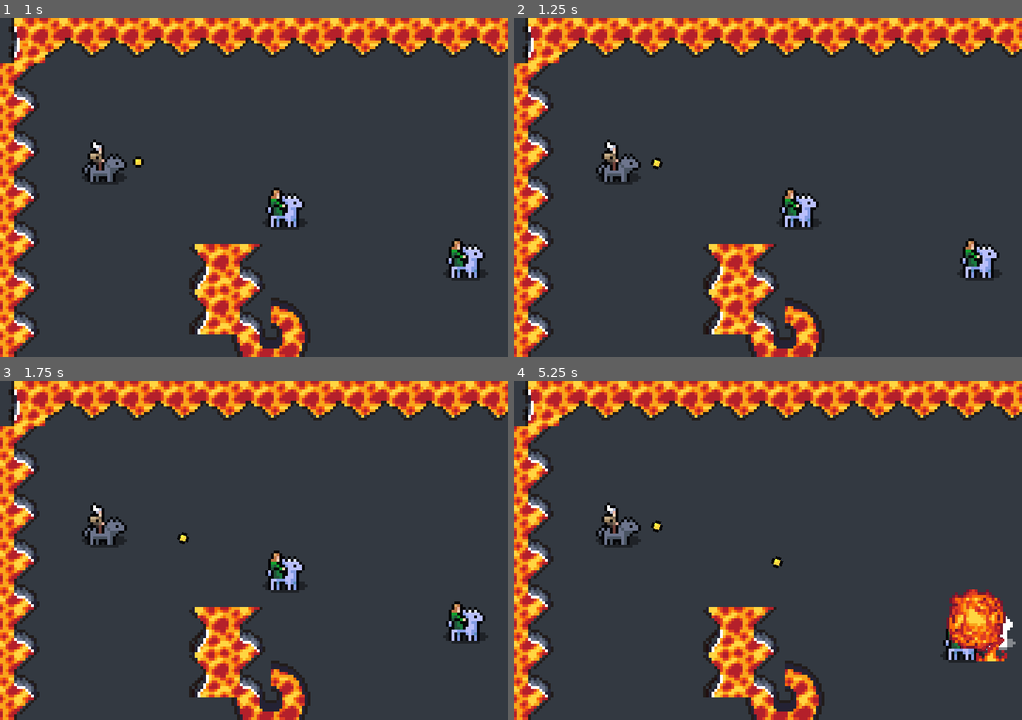
Above: before the commit, frames 1-4 (two rows, left to right).
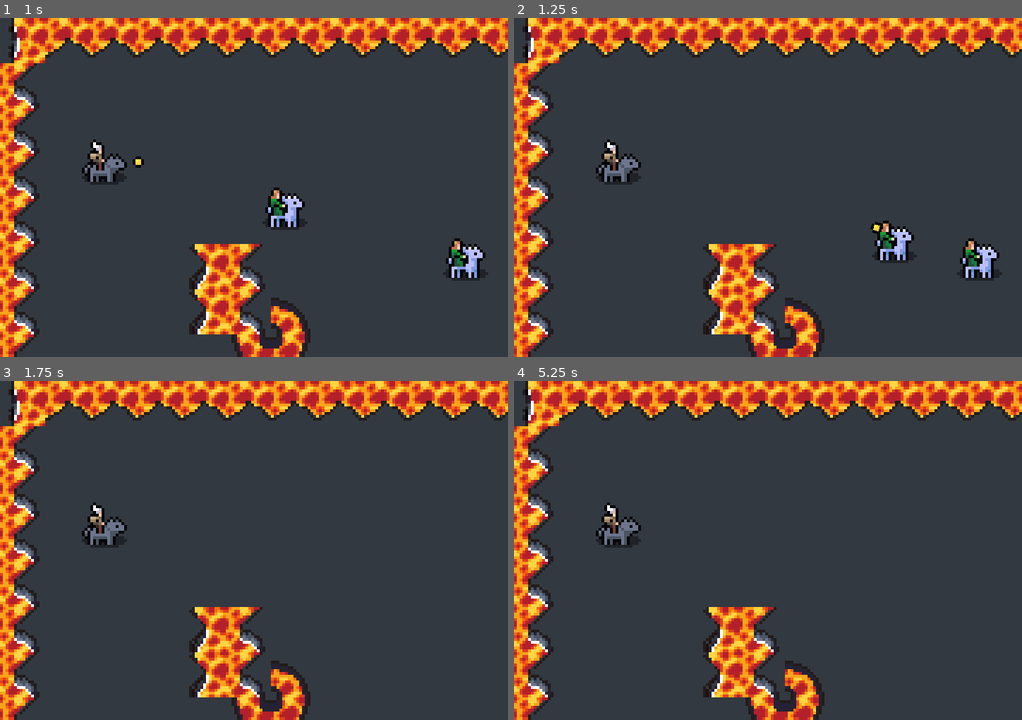
Above: after the commit, the same moments.

Repository: Snayff/not_quite_paradise4
Game: Godot game, scene res://world.tscn
The game is run twice, just before and just after one commit, with the same random seed, the same clock (stepped at 60 frames per second) and the same inputs.
Inputs:
- Up to frame 1 (1 s): tap Enter at 0.5 s
- Up to frame 2 (1.25 s): no input
- Up to frame 3 (1.75 s): no input
- Up to frame 4 (5.25 s): no input

Frame 1 is identical in both runs. In frame 2, 1.6% of the frame differs, in the area x 26-80%, y 41-73%; in frame 3, 1.6%; in frame 4, 2.5%, in the area x 26-99%, y 41-84%.

Commit message:
added dynamic calc of collision layers

Diff:
--- a/project.godot
+++ b/project.godot
@@ -19,6 +19,7 @@
 
 Constants="*res://scripts/singletons/constants.gd"
 Signal_Debugger="*res://addons/SignalVisualizer/Debugger/SignalDebugger.gd"
+Utility="*res://scripts/singletons/utility.gd"
 
 [display]
 
--- a/scenes/abcs/combat_active.gd
+++ b/scenes/abcs/combat_active.gd
@@ -53,14 +53,10 @@
 	var projectile: PhysicalProjectile = _projectile_spawner.spawn_scene(_projectile_position.global_position)
 	projectile.enable()
 	projectile.travel_range = _travel_range
-	projectile.team = _allegiance.team
-	projectile.valid_targets = _valid_targets
-	projectile.target_actor = target_actor
-	if target_actor is CombatActor:
-		projectile.set_target_actor(target_actor)
-	elif target_position is Vector2:
-		projectile.set_target_position(target_position)
+	projectile.set_target(target_actor, target_position)  # give both, blank one will be ignored
+	projectile.set_interaction_info(_allegiance.team, _valid_targets, _valid_targets)
 	projectile.hit_valid_target.connect(_effect_chain.on_hit)
+	projectile.update_collisions()
 
 
 func set_target_actor(actor: CombatActor) -> void:
--- a/scenes/abcs/combat_actor.gd
+++ b/scenes/abcs/combat_actor.gd
@@ -11,15 +11,21 @@
 @onready var _health: ResourceComponent = %Health
 @onready var _on_hit_flash: FlashComponent = %OnHitFlash
 @onready var reusable_spawner: SpawnerComponent = %ReusableSpawner  ## component for spawning runtime-defined Nodes on the actor
+@onready var allegiance: Allegiance = %Allegiance
 
 
 @export var target: CombatActor:  ## TODO: remove once proper targeting is in
 	set(value):
 		target = value
 		target_changed.emit(target)
+@export_category("Physics")
+@export var _linear_damp: float = 0.9
 
 
 func _ready() -> void:
+	linear_damp = _linear_damp
+	update_collisions()
+
 	if _health is ResourceComponent:
 		_health.value_decreased.connect(_on_hit_flash.activate)  # activate flash on hit
 		_health.emptied.connect(func(): died.emit())  # inform of death when empty
@@ -36,4 +42,7 @@
 	# stop sprite spinning
 	#rotation_degrees = 0
 	pass
-	#linear_velocity = linear_velocity * 0.9
+
+## updates all collisions to reflect current target, team etc.
+func update_collisions() -> void:
+	Utility.update_body_collisions(self, allegiance.team, Constants.TARGET_OPTION.other, target)
--- a/scenes/abcs/combat_actor.tscn
+++ b/scenes/abcs/combat_actor.tscn
@@ -24,8 +24,8 @@
 }]
 
 [node name="CombatActor" type="RigidBody2D"]
-collision_layer = 5
-collision_mask = 5
+collision_layer = 10
+collision_mask = 10
 gravity_scale = 0.0
 can_sleep = false
 lock_rotation = true
@@ -40,7 +40,7 @@
 
 [node name="HurtboxComponent" type="Area2D" parent="." node_paths=PackedStringArray("root")]
 unique_name_in_owner = true
-collision_layer = 5
+collision_layer = 0
 collision_mask = 0
 monitoring = false
 script = ExtResource("2_24d4q")
--- a/scenes/abcs/physical_projectile.gd
+++ b/scenes/abcs/physical_projectile.gd
@@ -2,6 +2,7 @@
 @icon("res://assets/node_icons/projectile.png")
 class_name PhysicalProjectile
 extends RigidBody2D
+
 
 signal hit_valid_target(hurtbox: HurtboxComponent)
 
@@ -13,14 +14,12 @@
 
 
 var is_disabled: bool = false  ## whether the projectile is disabled and hidden, or not
-var target_actor: CombatActor:
-	set(value):
-		movement_component.target_actor = value
-		target_actor = value
+var _target_actor: CombatActor
 # config
 var creator: CombatActor  ## who created the projectile
 var travel_range: int
-var valid_targets: Constants.TARGET_OPTION
+var valid_effect_chain_target: Constants.TARGET_OPTION  ## who the effect chain can apply to
+var valid_collision_target: Constants.TARGET_OPTION  ## who the physics collides with
 var team: Constants.TEAM
 var target_resource: ResourceComponent  ## the resource damaged when the attached Hurtbox is hit
 var speed: float  = 0.5 ## must be >0
@@ -37,10 +36,8 @@
 	if is_disabled:
 		disable()
 
-	_update_hitbox_collision()
-
 func _integrate_forces(state: PhysicsDirectBodyState2D) -> void:
-	if target_actor == null:
+	if _target_actor == null:
 		return
 
 	apply_central_impulse(force)
@@ -52,29 +49,29 @@
 
 ## trigger on hit effects, if target is valid
 func _on_hit(hurtbox: HurtboxComponent) -> void:
-	if target_is_valid(hurtbox):
+	if effect_chain_target_is_valid(hurtbox):
 		hurtbox.hurt.emit(self)
 		on_hit_effect_spawner.spawn_scene(global_position)
 		death_trigger.activate()
 		hit_valid_target.emit(hurtbox)
 
-## check target is of type expected in `valid_targets`.
+## check target is of type expected in `valid_effect_chain_target`.
 ## Only check against the items that identify self or not self, as the team element is handled by collision layer/mask.
-func target_is_valid(hurtbox: HurtboxComponent) -> bool:
-	if valid_targets == Constants.TARGET_OPTION.self_:
+func effect_chain_target_is_valid(hurtbox: HurtboxComponent) -> bool:
+	if valid_effect_chain_target == Constants.TARGET_OPTION.self_:
 		if hitbox.originator == hurtbox.root:
 			return true
 		else:
 			return false
 
-	elif valid_targets == Constants.TARGET_OPTION.other:
+	elif valid_effect_chain_target == Constants.TARGET_OPTION.other:
 		if hitbox.originator != hurtbox.root:
 			return true
 		else:
 			return false
 
-	elif valid_targets == Constants.TARGET_OPTION.target:
-		if target_actor == hurtbox.root:
+	elif valid_effect_chain_target == Constants.TARGET_OPTION.target:
+		if _target_actor == hurtbox.root:
 			return true
 		else:
 			return false
@@ -82,40 +79,99 @@
 	## ignore other target checks as already filtered by collision layers
 	return true
 
+func _update_body_collisions() -> void:
+		# check we have necessary info
+	if team is Constants.TEAM and valid_collision_target is Constants.TARGET_OPTION:
+
+		# only same team
+		if valid_collision_target in [Constants.TARGET_OPTION.self_, Constants.TARGET_OPTION.ally]:
+			set_collision_mask_value(Constants.COLLISION_LAYER_MAP[Constants.COLLISION_LAYER.team1_collision], team == Constants.TEAM.team1)
+			set_collision_mask_value(Constants.COLLISION_LAYER_MAP[Constants.COLLISION_LAYER.team2_collision], team == Constants.TEAM.team2)
+
+		# only other team
+		elif valid_collision_target in [Constants.TARGET_OPTION.enemy]:
+			set_collision_mask_value(Constants.COLLISION_LAYER_MAP[Constants.COLLISION_LAYER.team1_collision], team != Constants.TEAM.team1)
+			set_collision_mask_value(Constants.COLLISION_LAYER_MAP[Constants.COLLISION_LAYER.team2_collision], team != Constants.TEAM.team2)
+
+		# any team
+		elif valid_collision_target in [Constants.TARGET_OPTION.anyone, Constants.TARGET_OPTION.other]:
+			set_collision_mask_value(Constants.COLLISION_LAYER_MAP[Constants.COLLISION_LAYER.team1_collision], true)
+			set_collision_mask_value(Constants.COLLISION_LAYER_MAP[Constants.COLLISION_LAYER.team2_collision], true)
+
+		# only team of target
+		elif valid_collision_target in [Constants.TARGET_OPTION.target]:
+			if _target_actor is CombatActor:
+				var target_allegiance: Allegiance = _target_actor.get_node_or_null("Allegiance")
+				if target_allegiance is Allegiance:
+					var target_team: Constants.TEAM = target_allegiance.team
+					set_collision_mask_value(Constants.COLLISION_LAYER_MAP[Constants.COLLISION_LAYER.team1_collision], target_team == Constants.TEAM.team1)
+					set_collision_mask_value(Constants.COLLISION_LAYER_MAP[Constants.COLLISION_LAYER.team2_collision], target_team == Constants.TEAM.team2)
+					set_collision_layer_value(Constants.COLLISION_LAYER_MAP[Constants.COLLISION_LAYER.team1_collision], target_team == Constants.TEAM.team1)
+					set_collision_layer_value(Constants.COLLISION_LAYER_MAP[Constants.COLLISION_LAYER.team2_collision], target_team == Constants.TEAM.team2)
+
+		breakpoint
+
 func _update_hitbox_collision() -> void:
-	if hitbox is HitboxComponent and team is Constants.TEAM and valid_targets is Constants.TARGET_OPTION:
-		if team == Constants.TEAM.team1:
-			if valid_targets == Constants.TARGET_OPTION.self_ or valid_targets == Constants.TARGET_OPTION.ally:
-				hitbox.set_collision_mask_value(Constants.COLLISION_LAYER_MAP[Constants.COLLISION_LAYER.team1_hurtbox], true)
-				hitbox.set_collision_mask_value(Constants.COLLISION_LAYER_MAP[Constants.COLLISION_LAYER.team2_hurtbox], false)
-			elif valid_targets == Constants.TARGET_OPTION.enemy:
-				hitbox.set_collision_mask_value(Constants.COLLISION_LAYER_MAP[Constants.COLLISION_LAYER.team1_hurtbox], false)
-				hitbox.set_collision_mask_value(Constants.COLLISION_LAYER_MAP[Constants.COLLISION_LAYER.team2_hurtbox], true)
-			elif valid_targets == Constants.TARGET_OPTION.other or valid_targets == Constants.TARGET_OPTION.anyone:
-				hitbox.set_collision_mask_value(Constants.COLLISION_LAYER_MAP[Constants.COLLISION_LAYER.team1_hurtbox], true)
-				hitbox.set_collision_mask_value(Constants.COLLISION_LAYER_MAP[Constants.COLLISION_LAYER.team2_hurtbox], true)
-		elif team == Constants.TEAM.team2:
-			if valid_targets == Constants.TARGET_OPTION.self_ or  valid_targets == Constants.TARGET_OPTION.ally:
-				hitbox.set_collision_mask_value(Constants.COLLISION_LAYER_MAP[Constants.COLLISION_LAYER.team1_hurtbox], false)
-				hitbox.set_collision_mask_value(Constants.COLLISION_LAYER_MAP[Constants.COLLISION_LAYER.team2_hurtbox], true)
-			elif valid_targets == Constants.TARGET_OPTION.enemy:
-				hitbox.set_collision_mask_value(Constants.COLLISION_LAYER_MAP[Constants.COLLISION_LAYER.team1_hurtbox], true)
-				hitbox.set_collision_mask_value(Constants.COLLISION_LAYER_MAP[Constants.COLLISION_LAYER.team2_hurtbox], false)
-			elif valid_targets == Constants.TARGET_OPTION.other or valid_targets == Constants.TARGET_OPTION.anyone:
-				hitbox.set_collision_mask_value(Constants.COLLISION_LAYER_MAP[Constants.COLLISION_LAYER.team1_hurtbox], true)
-				hitbox.set_collision_mask_value(Constants.COLLISION_LAYER_MAP[Constants.COLLISION_LAYER.team2_hurtbox], true)
-		else:
-			push_error("PhysicalProjectile: Team not found.")
-	else:
-		push_warning("PhysicalProjectile: Not enough info to setup hitbox collisions. No masks set (so wont hit anything). ")
+	# check we have necessary info
+	if hitbox is HitboxComponent and team is Constants.TEAM and valid_effect_chain_target is Constants.TARGET_OPTION:
 
-## wrapper for setting movement component's target actor
-func set_target_actor(actor: CombatActor) -> void:
+		# only same team
+		if valid_effect_chain_target in [Constants.TARGET_OPTION.self_, Constants.TARGET_OPTION.ally]:
+			hitbox.set_collision_mask_value(Constants.COLLISION_LAYER_MAP[Constants.COLLISION_LAYER.team1_hurtbox], team == Constants.TEAM.team1)
+			hitbox.set_collision_mask_value(Constants.COLLISION_LAYER_MAP[Constants.COLLISION_LAYER.team2_hurtbox], team == Constants.TEAM.team2)
+
+		# only other team
+		elif valid_effect_chain_target in [Constants.TARGET_OPTION.enemy]:
+			hitbox.set_collision_mask_value(Constants.COLLISION_LAYER_MAP[Constants.COLLISION_LAYER.team1_hurtbox], team != Constants.TEAM.team1)
+			hitbox.set_collision_mask_value(Constants.COLLISION_LAYER_MAP[Constants.COLLISION_LAYER.team2_hurtbox], team != Constants.TEAM.team2)
+
+		# any team
+		elif valid_effect_chain_target in [Constants.TARGET_OPTION.anyone, Constants.TARGET_OPTION.other]:
+			hitbox.set_collision_mask_value(Constants.COLLISION_LAYER_MAP[Constants.COLLISION_LAYER.team1_hurtbox], true)
+			hitbox.set_collision_mask_value(Constants.COLLISION_LAYER_MAP[Constants.COLLISION_LAYER.team2_hurtbox], true)
+
+		# only team of target
+		elif valid_effect_chain_target in [Constants.TARGET_OPTION.target]:
+			if _target_actor is CombatActor:
+				var target_allegiance: Allegiance = _target_actor.get_node_or_null("Allegiance")
+				if target_allegiance is Allegiance:
+					var target_team: Constants.TEAM = target_allegiance.team
+					hitbox.set_collision_mask_value(Constants.COLLISION_LAYER_MAP[Constants.COLLISION_LAYER.team1_hurtbox], target_team == Constants.TEAM.team1)
+					hitbox.set_collision_mask_value(Constants.COLLISION_LAYER_MAP[Constants.COLLISION_LAYER.team2_hurtbox], target_team == Constants.TEAM.team2)
+
+
+## wrapper for setting movement component's target.
+##
+## Can give either an actor or a position. If both are given only actor is used.
+## collisions may need updating after this.
+func set_target(actor: CombatActor = null, position: Vector2 = Vector2.ZERO) -> void:
+	if actor is CombatActor:
+		_set_target_actor(actor)
+	elif position is Vector2:
+		_set_target_position(position)
+
+func _set_target_actor(actor: CombatActor) -> void:
+	_target_actor = actor
 	movement_component.target_actor = actor
 
+
 ## wrapper for setting movement component's target position
-func set_target_position(position_: Vector2) -> void:
+func _set_target_position(position_: Vector2) -> void:
 	movement_component.target_position = position_
+
+## sets the values for the projectile so that it knows who to interact with.
+##
+## collisions may need updating after this.
+func set_interaction_info(team_: Constants.TEAM, effect_chain_target: Constants.TARGET_OPTION, collision_target: Constants.TARGET_OPTION) -> void:
+	team = team_
+	valid_effect_chain_target = effect_chain_target
+	valid_collision_target = collision_target
+
+## updates all collisions to reflect current target, team etc.
+func update_collisions() -> void:
+	Utility.update_hitbox_hurtbox_collision(hitbox, team, valid_effect_chain_target, _target_actor)
+	Utility.update_body_collisions(self, team, valid_collision_target, _target_actor)
+	pass
 
 func enable() -> void:
 	process_mode = Node.PROCESS_MODE_PAUSABLE
--- a/scenes/abcs/physical_projectile.tscn
+++ b/scenes/abcs/physical_projectile.tscn
@@ -9,19 +9,18 @@
 [sub_resource type="SpriteFrames" id="SpriteFrames_c16yo"]
 
 [node name="PhysicalProjectile" type="RigidBody2D"]
-collision_layer = 5
-collision_mask = 5
-mass = 54.84
+collision_layer = 10
+collision_mask = 10
 gravity_scale = 0.0
 can_sleep = false
 script = ExtResource("1_xfppo")
-
-[node name="CollisionShape2D" type="CollisionShape2D" parent="."]
 
 [node name="AnimatedSprite2D" type="AnimatedSprite2D" parent="."]
 unique_name_in_owner = true
 sprite_frames = SubResource("SpriteFrames_c16yo")
 autoplay = "default"
+
+[node name="CollisionShape2D" type="CollisionShape2D" parent="."]
 
 [node name="MovementComponent" type="Node" parent="." node_paths=PackedStringArray("root")]
 unique_name_in_owner = true
--- a/scenes/combat_actors/wolf_rider.tscn
+++ b/scenes/combat_actors/wolf_rider.tscn
@@ -49,6 +49,9 @@
 [node name="AnimatedSprite2D" parent="." index="1"]
 sprite_frames = SubResource("SpriteFrames_s36p7")
 
+[node name="HurtboxComponent" parent="." index="2"]
+collision_layer = 2
+
 [node name="CollisionShape2D" parent="HurtboxComponent" index="0"]
 shape = SubResource("CircleShape2D_3e800")
 
--- a/scenes/projectiles/fireball.tscn
+++ b/scenes/projectiles/fireball.tscn
@@ -3,9 +3,6 @@
 [ext_resource type="PackedScene" uid="uid://b71tjsbg3f1e4" path="res://scenes/abcs/physical_projectile.tscn" id="1_8b5r4"]
 [ext_resource type="Texture2D" uid="uid://sndx4f18hm41" path="res://assets/projectiles/fireball.png" id="2_b35gk"]
 [ext_resource type="PackedScene" uid="uid://drhecv7pq5ypa" path="res://scenes/effects/explosion.tscn" id="3_qlhda"]
-
-[sub_resource type="CircleShape2D" id="CircleShape2D_go546"]
-radius = 2.0
 
 [sub_resource type="SpriteFrames" id="SpriteFrames_k8rb1"]
 animations = [{
@@ -18,16 +15,19 @@
 "speed": 5.0
 }]
 
+[sub_resource type="CircleShape2D" id="CircleShape2D_go546"]
+radius = 2.0
+
 [sub_resource type="CircleShape2D" id="CircleShape2D_5yevd"]
 radius = 2.0
 
 [node name="Fireball" instance=ExtResource("1_8b5r4")]
 
-[node name="CollisionShape2D" parent="." index="0"]
+[node name="AnimatedSprite2D" parent="." index="0"]
+sprite_frames = SubResource("SpriteFrames_k8rb1")
+
+[node name="CollisionShape2D" parent="." index="1"]
 shape = SubResource("CircleShape2D_go546")
-
-[node name="AnimatedSprite2D" parent="." index="1"]
-sprite_frames = SubResource("SpriteFrames_k8rb1")
 
 [node name="OnHitEffectSpawner" parent="." index="3"]
 scene = ExtResource("3_qlhda")
@@ -37,6 +37,7 @@
 
 [node name="HitboxComponent" parent="." index="6"]
 unique_name_in_owner = true
+collision_mask = 0
 
 [node name="CollisionShape2D" type="CollisionShape2D" parent="HitboxComponent" index="0"]
 shape = SubResource("CircleShape2D_5yevd")
--- a/scripts/components/functionals/movement.gd
+++ b/scripts/components/functionals/movement.gd
@@ -5,7 +5,7 @@
 
 
 @export_category("Component Links")
-@export var root: RigidBody2D
+@export var root: Node2D
 
 
 var target_actor: CombatActor  ## the actor being targeted. use when target updating required. preferred over target_position.
@@ -13,14 +13,19 @@
 var direction: Vector2  ## direction towards target
 var distance_travelled: float = 0  ## how far we have travelled
 var speed: float
+var _movement_update_type: Constants.MOVEMENT_UPDATE_TYPE = Constants.MOVEMENT_UPDATE_TYPE.physics
 
 
 func _ready() -> void:
 	# check for mandatory properties set in editor
 	assert(root is Node2D, "Misssing `root`. ")
 
+	if root is RigidBody2D:
+		_movement_update_type = Constants.MOVEMENT_UPDATE_TYPE.physics
+	#elif root is
+
 func _physics_process(delta: float) -> void:
-	if is_instance_valid(target_actor):
+	if is_instance_valid(target_actor) and _movement_update_type == Constants.MOVEMENT_UPDATE_TYPE.physics:
 		# move towards target
 		_update_direction()
 		var force = direction * speed
--- a/scripts/singletons/constants.gd
+++ b/scripts/singletons/constants.gd
@@ -14,12 +14,12 @@
 	team2_collision,
 }
 
-## collision layers mapped to their layer number
+## collision layers mapped to their layer number (not bit value)
 const COLLISION_LAYER_MAP: Dictionary = {
 	COLLISION_LAYER.team1_hurtbox: 1,
 	COLLISION_LAYER.team1_collision: 2,
-	COLLISION_LAYER.team2_hurtbox: 4,
-	COLLISION_LAYER.team2_collision: 8,
+	COLLISION_LAYER.team2_hurtbox: 3,
+	COLLISION_LAYER.team2_collision: 4,
 }
 
 ## target options
@@ -39,3 +39,10 @@
 	out_of_stamina,
 	actor,
 }
+
+
+## how an entity moves in the world
+enum MOVEMENT_UPDATE_TYPE {
+	physics,
+	transform,
+}
--- /dev/null
+++ b/scripts/singletons/utility.gd
@@ -0,0 +1,80 @@
+## misc, helpful functions
+extends Node
+
+
+#region VARS
+
+#endregion
+
+
+#region FUNCS
+
+
+
+
+
+func update_body_collisions(node: CollisionObject2D, team: Constants.TEAM, target_option: Constants.TARGET_OPTION, target_actor: CombatActor = null) -> void:
+		# check we have necessary info
+	if node is CollisionObject2D and team is Constants.TEAM and target_option is Constants.TARGET_OPTION:
+
+		# only same team
+		if target_option in [Constants.TARGET_OPTION.self_, Constants.TARGET_OPTION.ally]:
+			node.set_collision_mask_value(Constants.COLLISION_LAYER_MAP[Constants.COLLISION_LAYER.team1_collision], team == Constants.TEAM.team1)
+			node.set_collision_mask_value(Constants.COLLISION_LAYER_MAP[Constants.COLLISION_LAYER.team2_collision], team == Constants.TEAM.team2)
+
+		# only other team
+		elif target_option in [Constants.TARGET_OPTION.enemy]:
+			node.set_collision_mask_value(Constants.COLLISION_LAYER_MAP[Constants.COLLISION_LAYER.team1_collision], team != Constants.TEAM.team1)
+			node.set_collision_mask_value(Constants.COLLISION_LAYER_MAP[Constants.COLLISION_LAYER.team2_collision], team != Constants.TEAM.team2)
+
+		# any team
+		elif target_option in [Constants.TARGET_OPTION.anyone, Constants.TARGET_OPTION.other]:
+			node.set_collision_mask_value(Constants.COLLISION_LAYER_MAP[Constants.COLLISION_LAYER.team1_collision], true)
+			node.set_collision_mask_value(Constants.COLLISION_LAYER_MAP[Constants.COLLISION_LAYER.team2_collision], true)
+
+		# only team of target
+		elif target_option in [Constants.TARGET_OPTION.target]:
+			if target_actor is CombatActor:
+				var target_allegiance: Allegiance = target_actor.get_node_or_null("Allegiance")
+				if target_allegiance is Allegiance:
+					var target_team: Constants.TEAM = target_allegiance.team
+					node.set_collision_mask_value(Constants.COLLISION_LAYER_MAP[Constants.COLLISION_LAYER.team1_collision], target_team == Constants.TEAM.team1)
+					node.set_collision_mask_value(Constants.COLLISION_LAYER_MAP[Constants.COLLISION_LAYER.team2_collision], target_team == Constants.TEAM.team2)
+					node.set_collision_layer_value(Constants.COLLISION_LAYER_MAP[Constants.COLLISION_LAYER.team1_collision], target_team == Constants.TEAM.team1)
+					node.set_collision_layer_value(Constants.COLLISION_LAYER_MAP[Constants.COLLISION_LAYER.team2_collision], target_team == Constants.TEAM.team2)
+
+		#breakpoint
+
+
+func update_hitbox_hurtbox_collision(node: CollisionObject2D, team: Constants.TEAM, target_option: Constants.TARGET_OPTION, target_actor: CombatActor = null) -> void:
+	# check we have necessary info
+	if node is CollisionObject2D and team is Constants.TEAM and target_option is Constants.TARGET_OPTION:
+
+		# only same team
+		if target_option in [Constants.TARGET_OPTION.self_, Constants.TARGET_OPTION.ally]:
+			node.set_collision_mask_value(Constants.COLLISION_LAYER_MAP[Constants.COLLISION_LAYER.team1_hurtbox], team == Constants.TEAM.team1)
+			node.set_collision_mask_value(Constants.COLLISION_LAYER_MAP[Constants.COLLISION_LAYER.team2_hurtbox], team == Constants.TEAM.team2)
+
+		# only other team
+		elif target_option in [Constants.TARGET_OPTION.enemy]:
+			node.set_collision_mask_value(Constants.COLLISION_LAYER_MAP[Constants.COLLISION_LAYER.team1_hurtbox], team != Constants.TEAM.team1)
+			node.set_collision_mask_value(Constants.COLLISION_LAYER_MAP[Constants.COLLISION_LAYER.team2_hurtbox], team != Constants.TEAM.team2)
+
+		# any team
+		elif target_option in [Constants.TARGET_OPTION.anyone, Constants.TARGET_OPTION.other]:
+			node.set_collision_mask_value(Constants.COLLISION_LAYER_MAP[Constants.COLLISION_LAYER.team1_hurtbox], true)
+			node.set_collision_mask_value(Constants.COLLISION_LAYER_MAP[Constants.COLLISION_LAYER.team2_hurtbox], true)
+
+		# only team of target
+		elif target_option in [Constants.TARGET_OPTION.target]:
+			if target_actor is CombatActor:
+				var target_allegiance: Allegiance = target_actor.get_node_or_null("Allegiance")
+				if target_allegiance is Allegiance:
+					var target_team: Constants.TEAM = target_allegiance.team
+					node.set_collision_mask_value(Constants.COLLISION_LAYER_MAP[Constants.COLLISION_LAYER.team1_hurtbox], target_team == Constants.TEAM.team1)
+					node.set_collision_mask_value(Constants.COLLISION_LAYER_MAP[Constants.COLLISION_LAYER.team2_hurtbox], target_team == Constants.TEAM.team2)
+
+
+
+
+#endregion
Not shown: 2 places in scenes/combat_actives/fireblast.tscn that only renumber resources
